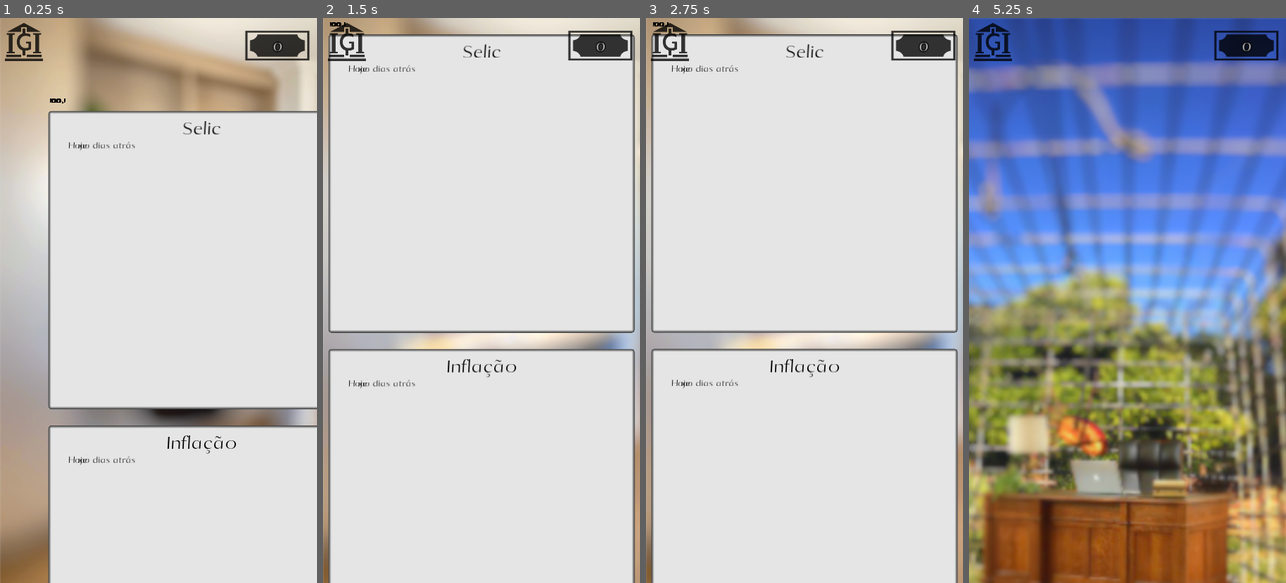
Above: before the commit, frames 1-4 (left to right).
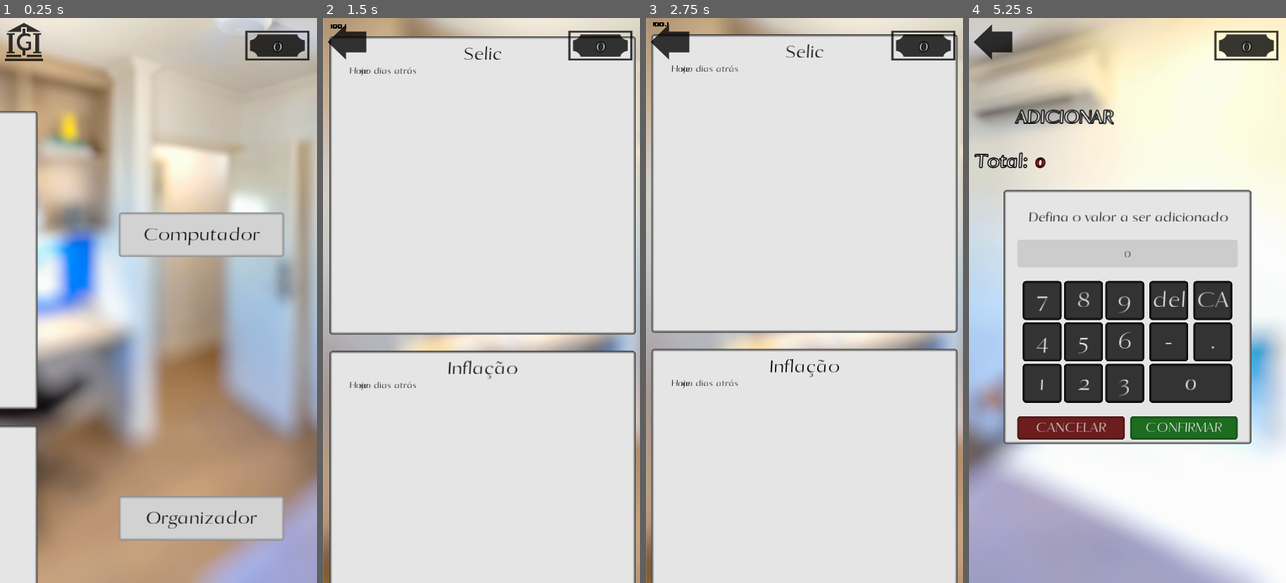
Above: after the commit, the same moments.

Repository: AndreMoukarzel/Grana-Preta
Game: Godot game, scene res://home/Home.tscn
Two runs of this game, one before a commit and one after it. Both use one fixed random seed, a clock stepped at 60 frames per second and the inputs below. This scene is started directly instead of the project's main scene. The engine's default icon, where the game draws it, is replaced by a stand-in: a white triangle on a blue panel in a dark square.
Inputs (mouse positions are in pixels of both pictures, inside the frame that each line leads up to):
- Up to frame 1 (0.25 s): no input
- Up to frame 2 (1.5 s): click (494, 176) at 0.5 s, where only the run after the commit has a clickable "Computador"; move the mouse to (551, 272) at 1.27 s; click (551, 272) at 1.42 s
- Up to frame 3 (2.75 s): drag from (741, 328) to (788, 413) at 2.02 s
- Up to frame 4 (5.25 s): click (994, 40) at 2.75 s; click (1127, 441) at 3.5 s, where only the run after the commit has a clickable "Organizador"; click (1051, 119) at 4.25 s, where only the run after the commit has a clickable "ADICIONAR"; click (1190, 385) at 5 s, where only the run after the commit has a clickable "0"

The runs differ from the first frame. In frame 1, 82% of the frame differs, in the area x 0-100%, y 0-100%; in frame 2, 5.5%; in frame 3, 0.5%; in frame 4, 99%.
Error in both runs: Division By Zero in operator '/'. (res://home/IndexDisplay.gd:28)

Commit message:
Add Computer and Organizator into game loop

Diff:
--- a/home/Computer.tscn
+++ b/home/Computer.tscn
@@ -1,8 +1,18 @@
-[gd_scene load_steps=2 format=2]
+[gd_scene load_steps=3 format=2]
 
 [ext_resource path="res://home/Computer.gd" type="Script" id=1]
+[ext_resource path="res://SwipeHandler.tscn" type="PackedScene" id=2]
 
 [node name="Computer" type="Control"]
 anchor_right = 1.0
 anchor_bottom = 1.0
 script = ExtResource( 1 )
+
+[node name="SwipeHandler" parent="." instance=ExtResource( 2 )]
+
+[node name="SwipingCamera" parent="SwipeHandler" index="0"]
+limit_right = 576
+limit_bottom = 1200
+
+
+[editable path="SwipeHandler"]
--- a/home/Home.gd
+++ b/home/Home.gd
@@ -1,7 +1,42 @@
 extends Control
 
+const TWN_TIME = .5
+
+var current_screen = "main"
+
+func _ready():
+	$Computer/SwipeHandler.deactivate()
 
 func _on_HUD_on_Back_pressed():
-	var e = get_tree().change_scene("res://City.tscn")
-	if e != 0:
-		print("City scene couldn't be loaded")
+	if current_screen == "main":
+		var e = get_tree().change_scene("res://City.tscn")
+		if e != 0:
+			print("City scene couldn't be loaded")
+	else:
+		$Tween.interpolate_property($Computer, 'rect_position:x', null, -576, TWN_TIME, Tween.TRANS_QUAD, Tween.EASE_IN_OUT)
+		$Tween.interpolate_property($Organizator, 'rect_position:x', null, 576, TWN_TIME, Tween.TRANS_QUAD, Tween.EASE_IN_OUT)
+		$Tween.interpolate_property($Background/TextureRect, 'rect_position:x', null, -300, TWN_TIME, Tween.TRANS_QUAD, Tween.EASE_IN_OUT)
+		$Tween.interpolate_property($Buttons, 'rect_position:x', null, 0, TWN_TIME, Tween.TRANS_QUAD, Tween.EASE_IN_OUT)
+		$Tween.start()
+		$HUD.set_city_texture()
+		current_screen = "main"
+		$Computer/SwipeHandler.deactivate()
+
+
+func _on_Computer_pressed():
+	$Tween.interpolate_property($Computer, 'rect_position:x', null, 0, TWN_TIME, Tween.TRANS_QUAD, Tween.EASE_IN_OUT)
+	$Tween.interpolate_property($Background/TextureRect, 'rect_position:x', null, 0, TWN_TIME, Tween.TRANS_QUAD, Tween.EASE_IN_OUT)
+	$Tween.interpolate_property($Buttons, 'rect_position:x', null, 576, TWN_TIME, Tween.TRANS_QUAD, Tween.EASE_IN_OUT)
+	$Tween.start()
+	$HUD.set_arrow_texture()
+	current_screen = "computer"
+	$Computer/SwipeHandler.activate()
+
+
+func _on_Tracker_pressed():
+	$Tween.interpolate_property($Organizator, 'rect_position:x', null, 0, TWN_TIME, Tween.TRANS_QUAD, Tween.EASE_IN_OUT)
+	$Tween.interpolate_property($Background/TextureRect, 'rect_position:x', null, -900, TWN_TIME, Tween.TRANS_QUAD, Tween.EASE_IN_OUT)
+	$Tween.interpolate_property($Buttons, 'rect_position:x', null, -576, TWN_TIME, Tween.TRANS_QUAD, Tween.EASE_IN_OUT)
+	$Tween.start()
+	$HUD.set_arrow_texture()
+	current_screen = "organizator"
--- a/home/Home.tscn
+++ b/home/Home.tscn
@@ -1,11 +1,30 @@
-[gd_scene load_steps=6 format=2]
+[gd_scene load_steps=9 format=2]
 
 [ext_resource path="res://home/Home.gd" type="Script" id=1]
 [ext_resource path="res://HUD.tscn" type="PackedScene" id=2]
 [ext_resource path="res://home/house_treated.png" type="Texture" id=3]
-[ext_resource path="res://SwipeHandler.tscn" type="PackedScene" id=4]
+[ext_resource path="res://school/Lessons/LessonFont.otf" type="DynamicFontData" id=4]
 [ext_resource path="res://home/Computer.tscn" type="PackedScene" id=5]
+[ext_resource path="res://home/organizator/Organizator.tscn" type="PackedScene" id=6]
 
+[sub_resource type="StyleBoxFlat" id=1]
+bg_color = Color( 0.827451, 0.827451, 0.827451, 1 )
+border_width_left = 5
+border_width_top = 5
+border_width_right = 5
+border_width_bottom = 5
+border_color = Color( 0.541176, 0.541176, 0.541176, 1 )
+border_blend = true
+corner_radius_top_left = 5
+corner_radius_top_right = 5
+corner_radius_bottom_right = 5
+corner_radius_bottom_left = 5
+
+[sub_resource type="DynamicFont" id=2]
+size = 40
+use_mipmaps = true
+use_filter = true
+font_data = ExtResource( 4 )
 
 [node name="Home" type="Control"]
 anchor_right = 1.0
@@ -18,20 +37,60 @@
 editor/display_folded = true
 
 [node name="TextureRect" type="TextureRect" parent="Background"]
-margin_right = 1512.0
+margin_left = -300.0
+margin_right = 1212.0
 margin_bottom = 1024.0
 texture = ExtResource( 3 )
 expand = true
 
-[node name="SwipeHandler" parent="." instance=ExtResource( 4 )]
+[node name="Buttons" type="VBoxContainer" parent="."]
 editor/display_folded = true
+margin_top = -1.0
+margin_right = 576.0
+margin_bottom = 1023.0
+size_flags_horizontal = 6
+size_flags_vertical = 6
 
-[node name="SwipingCamera" parent="SwipeHandler" index="0"]
-limit_right = 576
-limit_bottom = 1200
+[node name="Computer" type="Button" parent="Buttons"]
+margin_left = 138.0
+margin_top = 215.0
+margin_right = 438.0
+margin_bottom = 295.0
+rect_min_size = Vector2( 300, 80 )
+size_flags_horizontal = 6
+size_flags_vertical = 6
+custom_styles/hover = SubResource( 1 )
+custom_styles/pressed = SubResource( 1 )
+custom_styles/normal = SubResource( 1 )
+custom_fonts/font = SubResource( 2 )
+custom_colors/font_color = Color( 0, 0, 0, 1 )
+text = "Computador"
+
+[node name="Tracker" type="Button" parent="Buttons"]
+margin_left = 138.0
+margin_top = 729.0
+margin_right = 438.0
+margin_bottom = 809.0
+rect_min_size = Vector2( 300, 80 )
+size_flags_horizontal = 6
+size_flags_vertical = 6
+custom_styles/hover = SubResource( 1 )
+custom_styles/pressed = SubResource( 1 )
+custom_styles/normal = SubResource( 1 )
+custom_fonts/font = SubResource( 2 )
+custom_colors/font_color = Color( 0, 0, 0, 1 )
+text = "Organizador"
 
 [node name="Computer" parent="." instance=ExtResource( 5 )]
+margin_left = -576.0
+margin_right = -576.0
+
+[node name="Organizator" parent="." instance=ExtResource( 6 )]
+margin_left = 576.0
+margin_right = 576.0
+
+[node name="Tween" type="Tween" parent="."]
 
 [connection signal="on_Back_pressed" from="HUD" to="." method="_on_HUD_on_Back_pressed"]
-
-[editable path="SwipeHandler"]
+[connection signal="pressed" from="Buttons/Computer" to="." method="_on_Computer_pressed"]
+[connection signal="pressed" from="Buttons/Tracker" to="." method="_on_Tracker_pressed"]
--- a/home/organizator/Organizator.gd
+++ b/home/organizator/Organizator.gd
@@ -2,6 +2,7 @@
 
 const ELEMENT_SCN = preload("res://home/organizator/Element.tscn")
 const ADDER_SCN = preload("res://home/organizator/ElementAdder.tscn")
+const MIN_HEIGHT = 140
 
 var total_value : String = "0"
 
@@ -54,8 +55,8 @@
 		child.name = str(i - 1)
 		child.rect_position.y = (i - 1) * 80
 	$Elements.rect_size.y = ($Elements.get_child_count() - 1) * 80
-	$AddElement.rect_position.y = $Elements.rect_size.y
-	$Total.rect_position.y = $Elements.rect_size.y + 80
+	$AddElement.rect_position.y = $Elements.rect_size.y + MIN_HEIGHT
+	$Total.rect_position.y = $Elements.rect_size.y + 80 + MIN_HEIGHT
 	update_total()
 
 
@@ -70,8 +71,8 @@
 	$Elements.add_child(Element)
 	Element.setup(add_values(value, "0.00"), date)
 
-	$AddElement.rect_position.y = $Elements.rect_size.y
-	$Total.rect_position.y = $Elements.rect_size.y + 80
+	$AddElement.rect_position.y = $Elements.rect_size.y + MIN_HEIGHT
+	$Total.rect_position.y = $Elements.rect_size.y + 80 + MIN_HEIGHT
 	update_total()
 
 
@@ -79,6 +80,5 @@
 	var Adder = ADDER_SCN.instance()
 
 	Adder.connect("add_element", self, "add_element")
-	#Adder.connect("canceled", self, ...?)
 
 	add_child(Adder)
--- a/home/organizator/Organizator.tscn
+++ b/home/organizator/Organizator.tscn
@@ -1,7 +1,8 @@
-[gd_scene load_steps=4 format=2]
+[gd_scene load_steps=5 format=2]
 
 [ext_resource path="res://home/organizator/Organizator.gd" type="Script" id=1]
 [ext_resource path="res://school/Lessons/LessonFont.otf" type="DynamicFontData" id=2]
+[ext_resource path="res://SwipeHandler.tscn" type="PackedScene" id=3]
 
 [sub_resource type="DynamicFont" id=1]
 size = 40
@@ -17,12 +18,15 @@
 script = ExtResource( 1 )
 
 [node name="Elements" type="Control" parent="."]
+margin_top = 140.0
 margin_right = 576.0
+margin_bottom = 140.0
 
 [node name="AddElement" type="TextureButton" parent="."]
 editor/display_folded = true
+margin_top = 140.0
 margin_right = 300.0
-margin_bottom = 80.0
+margin_bottom = 220.0
 
 [node name="Label" type="Label" parent="AddElement"]
 margin_left = 85.0
@@ -35,9 +39,9 @@
 [node name="Total" type="Label" parent="."]
 editor/display_folded = true
 margin_left = 10.0
-margin_top = 80.0
+margin_top = 220.0
 margin_right = 576.0
-margin_bottom = 160.0
+margin_bottom = 300.0
 custom_fonts/font = SubResource( 1 )
 text = "Total:"
 valign = 1
@@ -50,4 +54,13 @@
 text = "9093128301.13"
 valign = 1
 
+[node name="SwipeHandler" parent="." instance=ExtResource( 3 )]
+
+[node name="SwipingCamera" parent="SwipeHandler" index="0"]
+limit_right = 576
+limit_bottom = 1024
+maximum_zoomin = Vector2( 1, 1 )
+
 [connection signal="pressed" from="AddElement" to="." method="_on_AddElement_pressed"]
+
+[editable path="SwipeHandler"]
